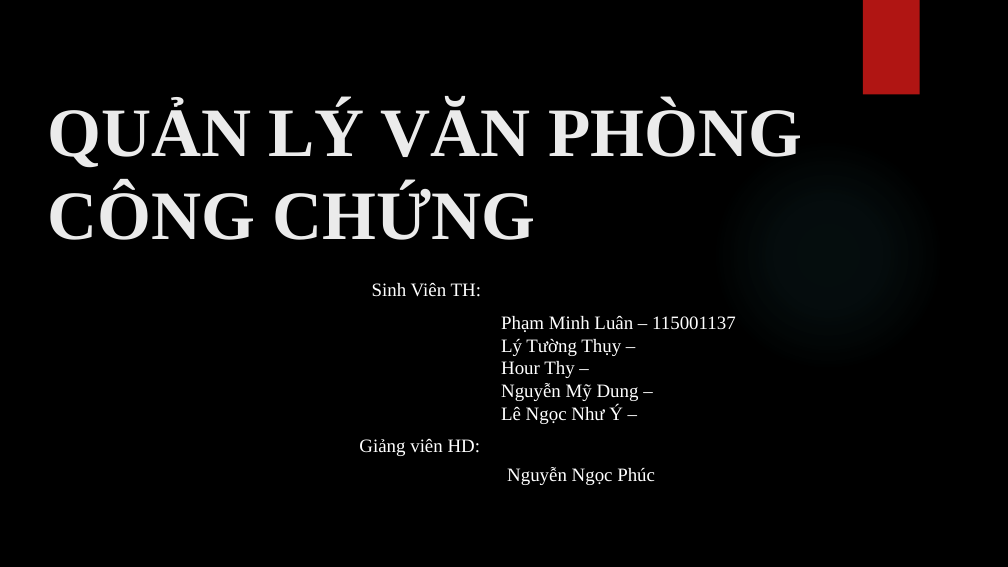
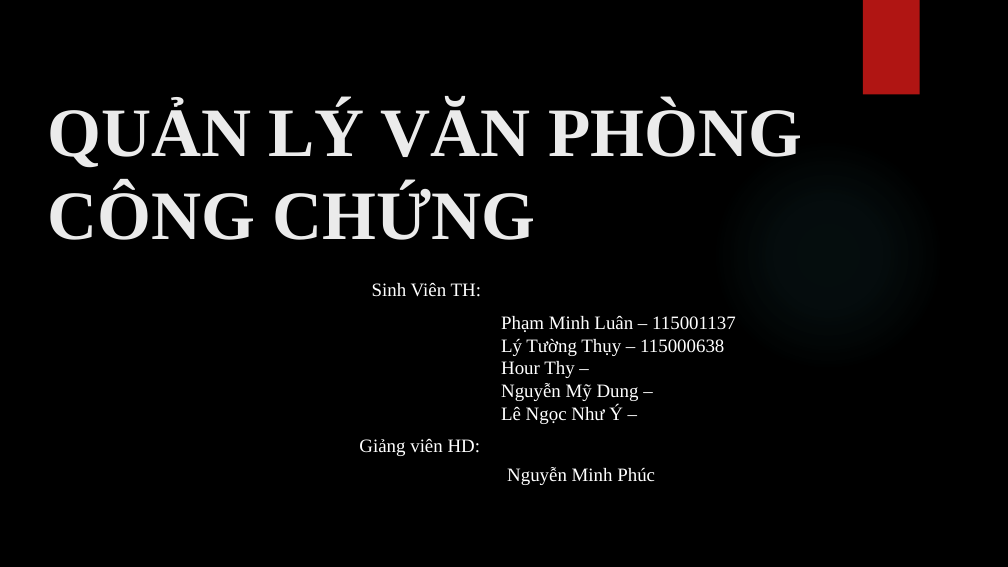
Before and after one commit to minhluanpham1309/FromBuuHoa, a slide deck: slide 1 of Manage_Notary_Contract/Báo Cáo C#.pptx. Drawn at 1008x567 pixels with LibreOffice and Linux fonts; fonts in the diff are those of the drawing; background and template pictures are left out. Boxes give left, top, right and bottom in pixels: in the first picture for what was removed or moved away, otherwise in the second. Text is boxed around its words. In the diff, an @@ line names an element or a change of style, - is before the commit and + after.

```diff
--- a/Manage_Notary_Contract/Báo Cáo C#.pptx
+++ b/Manage_Notary_Contract/Báo Cáo C#.pptx
@@ text at [501, 339, 724, 356]: text changed @@
-Lý Tường Thụy –
+Lý Tường Thụy – 115000638
@@ text at [507, 467, 655, 485]: text changed @@
-Nguyễn Ngọc Phúc
+Nguyễn Minh Phúc
```
Also in this commit, not shown: 1 other slide changed, 13 other files.
